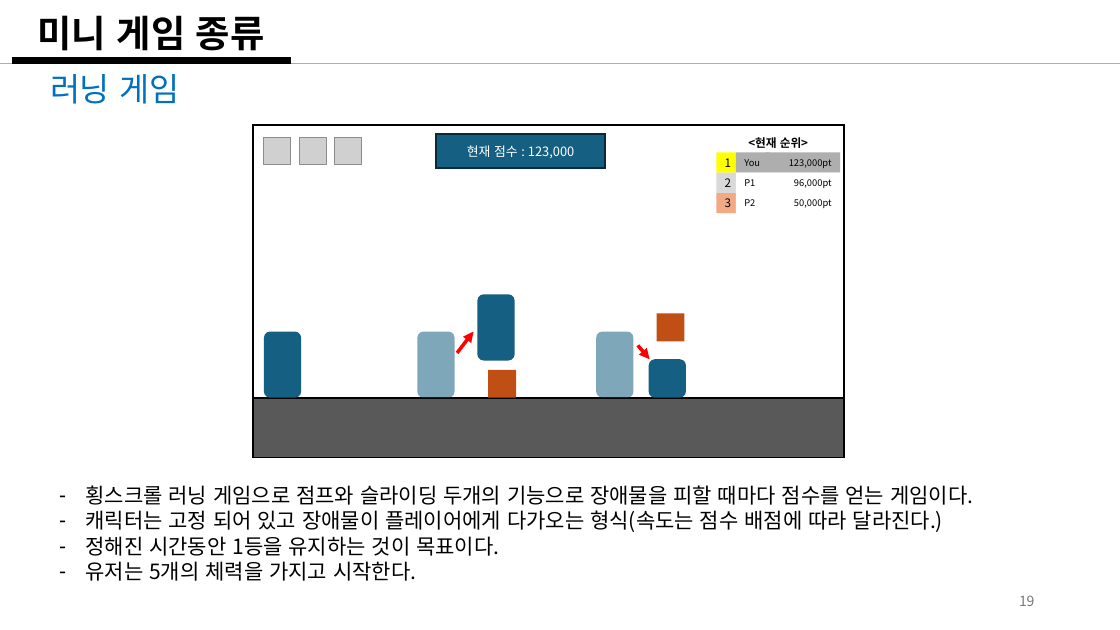
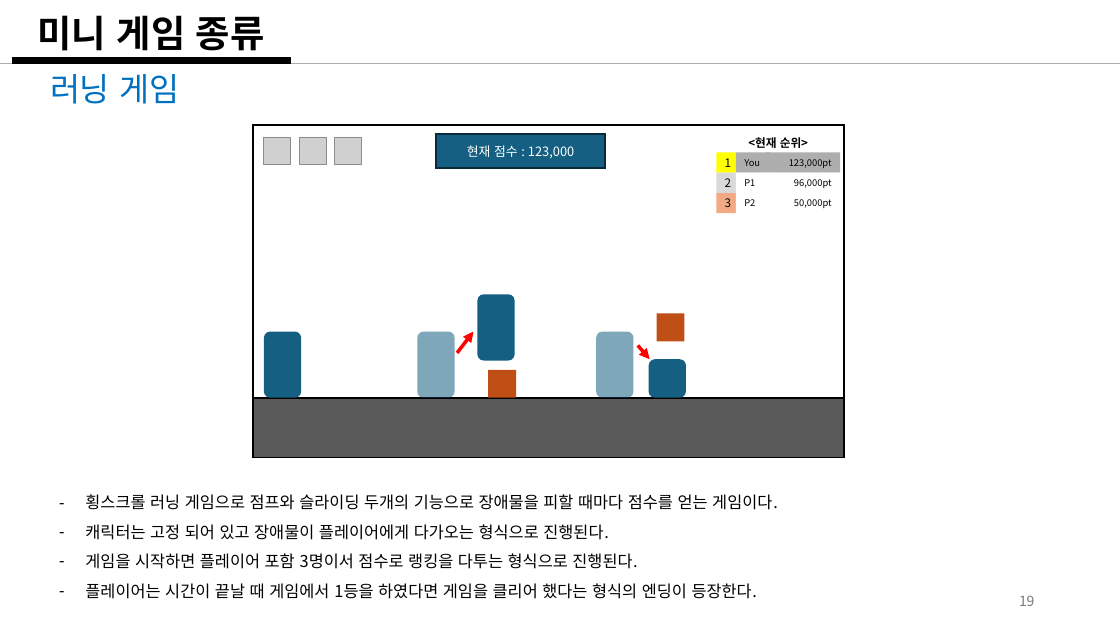
Before and after one commit to weariness00/Mandle_10Minute_Game, a slide deck: slide 19 of document/Please Leave me alone!.pptx. Drawn at 1120x630 pixels with LibreOffice and Linux fonts; fonts in the diff are those of the drawing; grey boxes stand for pictures. Boxes give left, top, right and bottom in pixels: in the first picture for what was removed or moved away, otherwise in the second. Text is boxed around its words. In the diff, an @@ line names an element or a change of style, - is before the commit and + after.

```diff
--- a/document/Please Leave me alone!.pptx
+++ b/document/Please Leave me alone!.pptx
@@ text at (85, 494, 778, 510): size 18 to 14 pt in "횡스크롤 러닝 게임으로 점프와 슬라이딩 두개의 기능으로 ..."; line spacing 1 to 1.5 @@
@@ text at (85, 524, 757, 599): text changed; size 18 to 14 pt @@
-– 캐릭터는 고정 되어 있고 장애물이 플레이어에게 다가오는 형식(속도는 점수 배점에 따라 달라진다.)
-– 정해진 시간동안 1등을 유지하는 것이 목표이다.
-– 유저는 5개의 체력을 가지고 시작한다.
+– 캐릭터는 고정 되어 있고 장애물이 플레이어에게 다가오는 형식으로 진행된다.
+– 게임을 시작하면 플레이어 포함 3명이서 점수로 랭킹을 다투는 형식으로 진행된다.
+– 플레이어는 시간이 끝날 때 게임에서 1등을 하였다면 게임을 클리어 했다는 형식의 엔딩이 등장한다.
```
Also in this commit, not shown: 7 other slides changed, 2 other files.
